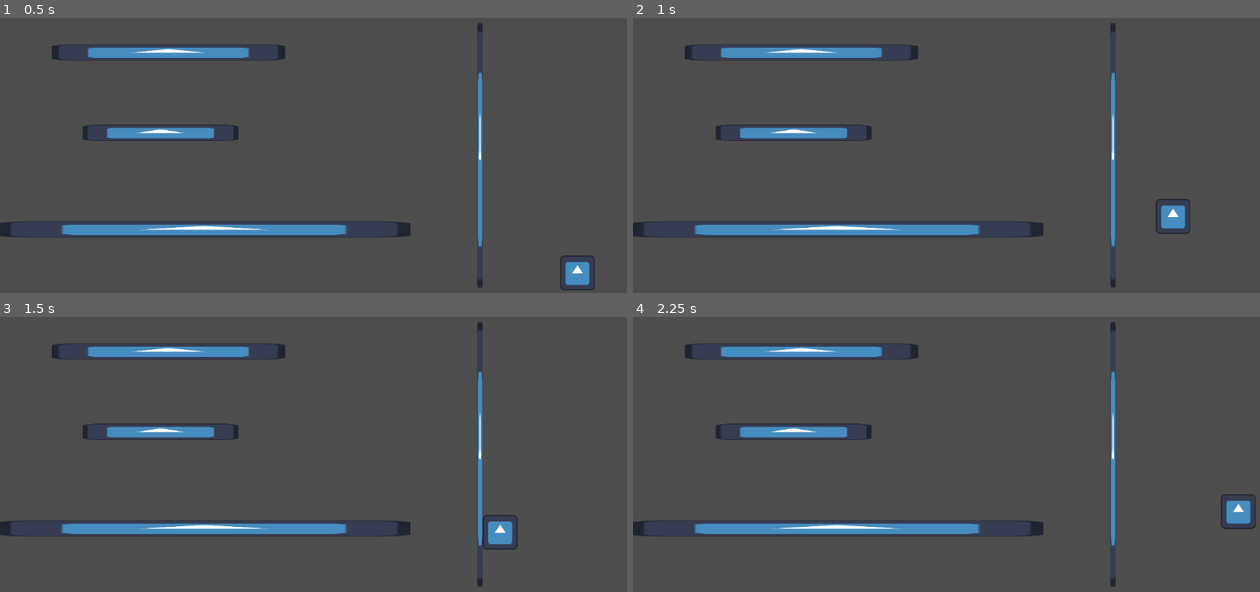
Above: before the commit, frames 1-4 (two rows, left to right).
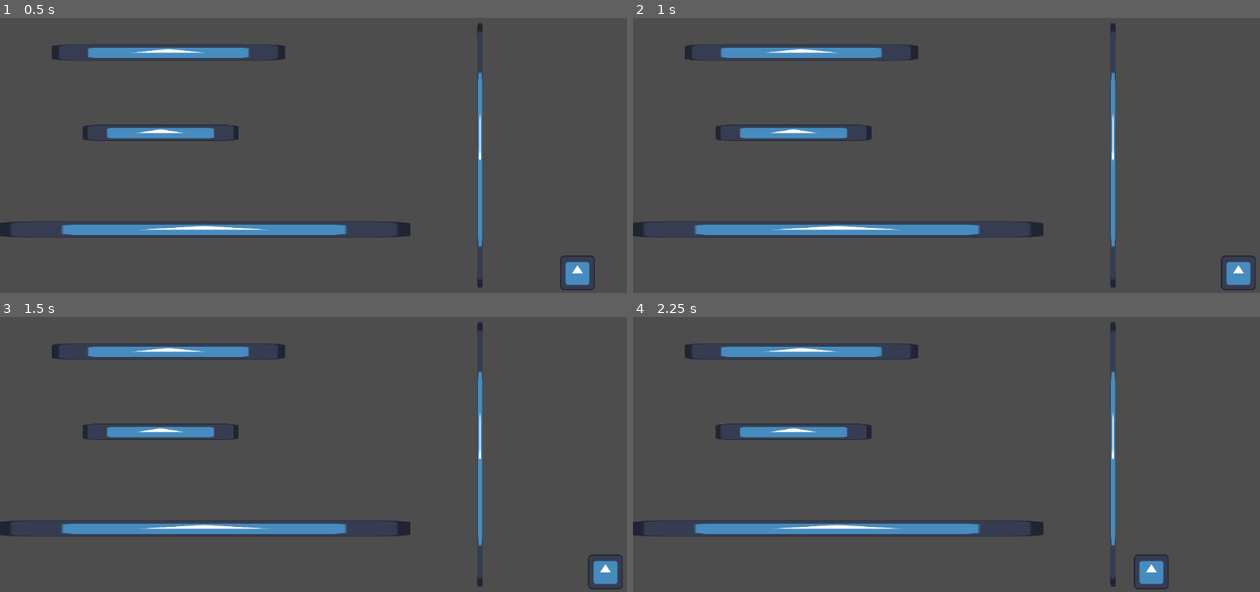
Above: after the commit, the same moments.

Repository: linkman8912/platformer
Game: Godot game, scene res://node_3d.tscn
Same seed, same stepped clock (60 frames per second), same inputs: the game is played once before the commit and once after it. The engine's default icon, where the game draws it, is replaced by a stand-in: a white triangle on a blue panel in a dark square.
Inputs:
- Up to frame 1 (0.5 s): no input
- Up to frame 2 (1 s): tap Enter (ui_accept) at 0.5 s; hold Right (Right) from 0.53 s (still down); tap Shift (Dash) at 0.6 s; tap Space (Jump) at 0.77 s
- Up to frame 3 (1.5 s): keep holding Right (Right); tap Shift (Dash) at 1.35 s
- Up to frame 4 (2.25 s): tap Space (Jump) at 1.52 s; release Right (Right) at 2.03 s; hold Left (Left) from 2.03 s (still down); tap Shift (Dash) at 2.1 s

Frame 1 is identical in both runs. In frame 2, 0.8% of the frame differs, in the area x 83-100%, y 65-100%; in frame 3, 0.8%; in frame 4, 0.9%, in the area x 79-100%, y 64-100%.

Commit message:
something

Diff:
--- a/CharacterBody2D.gd
+++ b/CharacterBody2D.gd
@@ -27,8 +27,8 @@
 var walljumpY = 600
 var walljumpX = 600
 var hasDashed = 0
-var dashState = 0
-var dashDirection = 0
+var dashState = false
+var dashDirection = [0, 0]
 var justWalljumped = false
 
 # Node References
@@ -45,7 +45,9 @@
 		hasDashed = false
 
 	if Input.is_action_just_pressed("Dash") and hasDashed == false:
-		dashState = 2
+		dashState = true
+		hasDashed = true
+		dashDirection = get_direction()
 
 	# Handle jump.
 	if Input.is_action_pressed("Jump"):
@@ -68,7 +70,6 @@
 				print("walljumped right")
 	direction = Input.get_axis("Left", "Right")
 	# Get the input direction and handle the movement/deceleration.
-	# As good practice, you should replace UI actions with custom gameplay actions.
 	if walljumped != 0:
 		if is_on_floor():
 			walljumped = 0
@@ -78,27 +79,34 @@
 		elif walljumped < -0.2:
 			walljumped += 0.1
 			velocity.x = SPEED * -2
-		#elif walljumped > 0.5: # Slow down the walljump towards the end so that it's a bit more natural
+		# elif walljumped > 0.5: # Slow down the walljump towards the end so that it's a bit more natural
 			#walljumped -= 0.1
 			#velocity.x = SPEED * (walljumped * 2)
-		#elif walljumped < -0.5:
+		# elif walljumped < -0.5:
 			#walljumped += 0.1
 			#velocity.x = SPEED * (walljumped *  2)
 		else:
 			walljumped = 0
-	elif dashState != 0:
-		if dashState < 0.2:
-			dashState = 0
-		else:
-			pass # should use direction to figure out where to move
+	elif dashState == true:
+		# dashDirection = get_direction()
+		# dashState = 1
+		velocity.x = SPEED * 4 * dashDirection[0]
+		velocity.y = SPEED * 4 * dashDirection[1]
+		print("dashDirection = " + str(dashDirection))
 	elif direction:
 		velocity.x = direction * SPEED
-	else:
+	else :
 		velocity.x = move_toward(velocity.x, 0, SPEED)
 
 	move_and_slide()
 func _ready():
 	walljumped = 0
+
+func get_direction():
+	# dashDirection[0] = Input.get_axis("Left", "Right")
+	# dashDirection[1] = Input.get_axis("Down", "Up")
+	return [Input.get_axis("Left", "Right"), Input.get_axis("Down", "Up")]
+
 '''
 func _on_area_2d_2_body_entered(body):
 	if walljumpedLast != 1 and Input.is_action_pressed("ui_accept"):
